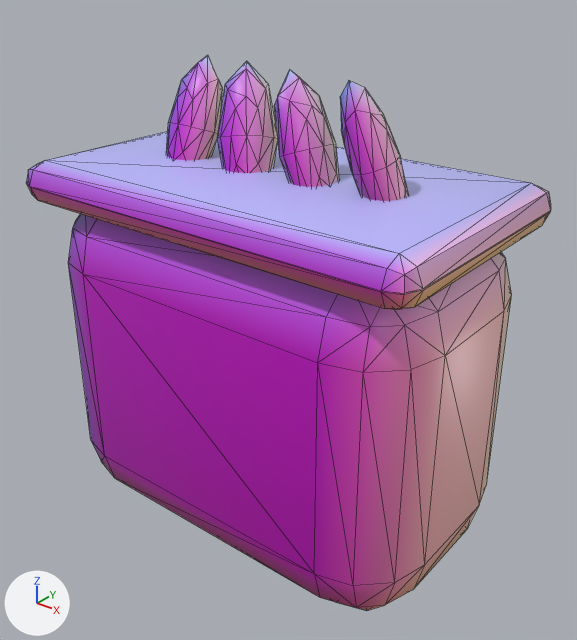
The glTF model game/assets/models/props/gad_medkit.glb: old version first, new version second.
Before and after are seen from a camera (50 mm lens) standing at (0.1302, -0.1579, 0.164) and looking at (0.0038, 0.0, 0.0661). Lighting does not change. The marker at lower left points along +X, +Y and +Z. The picture after the commit comes second. Mesh edges are drawn as thin lines. Where no turn or scale is listed for an object, it has been applied to the vertices. Vertices at exactly the same position are counted once.

Names of what the first picture shows: 'medkit'.
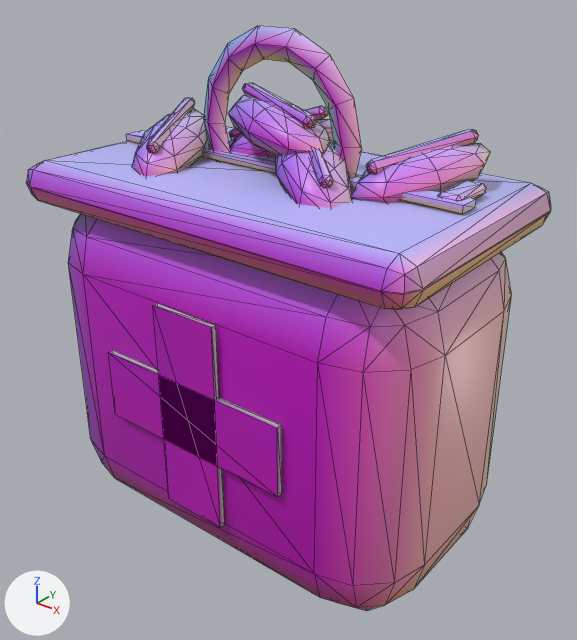
The change, as a diff of the scene's bpy script:
```diff
--- a/game/assets/models/props/gad_medkit.glb.py
+++ b/game/assets/models/props/gad_medkit.glb.py
@@ mat_m_metal @@
+mat_m_metal = bpy.data.materials.new('M_metal')
+mat_m_metal.use_nodes = True; mat_m_metal.node_tree.nodes.clear()
+_N = mat_m_metal.node_tree.nodes; _L = mat_m_metal.node_tree.links
+n0 = _N.new('ShaderNodeBsdfPrincipled'); n0.name = 'Principled BSDF'
+n0.inputs[2].default_value = 0.4  # 'Roughness'
+n1 = _N.new('ShaderNodeOutputMaterial'); n1.name = 'Material Output'
+n2 = _N.new('ShaderNodeVertexColor'); n2.name = 'Color Attribute'
+_L.new(n0.outputs[0], n1.inputs[0])  # 'BSDF' to 'Surface'
+_L.new(n2.outputs[0], n0.inputs[0])  # 'Color' to 'Base Color'
@@ me_medkit @@
 # used by ob_medkit; location = (0.0, 0.0, 0.0)
-me_medkit.from_pydata(...)  # 336 vertices, 640 faces; spans x -0.062..0.062, y -0.037..0.038, z 0.0..0.1338
+me_medkit.from_pydata(...)  # 612 vertices, 1152 faces; spans x -0.062..0.062, y -0.037..0.037, z 0.0..0.1433
+# me_medkit part 1: the loose piece of 42 vertices spanning x 0.0215..0.0385, y -0.0078..0.0078, z 0.0962..0.1338 is copied, and the copy is multiplied about its middle by the matrix ((0.545, -0.798, -0.486), (-0.195, 0.558, -0.808), (0.851, 0.498, 0.158)), then moved by (0.008, 0.008, -0.003); it spans x 0.0258..0.0502, y -0.008..0.024, z 0.105..0.119
+# me_medkit part 2: the loose piece of 42 vertices spanning x 0.0014..0.0186, y -0.0079..0.0079, z 0.0962..0.1338 is copied, and the copy is multiplied about its middle by the matrix ((0.49, 0.221, -0.801), (0.063, 1.089, 0.222), (0.868, -0.15, 0.472)), then moved by (-0.008, -0.002, 0.005); it spans x -0.0161..0.0201, y -0.0117..0.0077, z 0.1134..0.1266
+# me_medkit part 3: a new loose piece, a box spanning x -0.01..0.01, y -0.037..-0.0354, z 0.02..0.08, in mat_m_flat
+# me_medkit part 4: a new loose piece, a box spanning x -0.03..0.03, y -0.037..-0.0354, z 0.04..0.06, in mat_m_flat
+# me_medkit part 5: a new loose piece, a box spanning x -0.055..0.055, y -0.003..0.003, z 0.1085..0.1105, in mat_m_flat
+# me_medkit part 6: a new loose piece of 26 vertices spanning x -0.0366..-0.0234, y -0.0212..0.0052, z 0.1128..0.1222, in mat_m_flat
+# me_medkit part 7: a new loose piece of 26 vertices spanning x -0.0214..0.0054, y 0.0043..0.0157, z 0.1122..0.1228, in mat_m_flat
+# me_medkit part 8: a new loose piece of 26 vertices spanning x 0.0047..0.0273, y -0.0153..0.0033, z 0.1116..0.1234, in mat_m_flat
+# me_medkit part 9: a new loose piece of 26 vertices spanning x 0.0297..0.0463, y -0.0046..0.0206, z 0.1134..0.1216, in mat_m_flat
+# me_medkit part 10: a new loose piece of 26 vertices spanning x -0.0121..0.0161, y -0.0072..0.0032, z 0.122..0.129, in mat_m_flat
+# me_medkit part 11: a new loose piece of 24 vertices spanning x 0.047..0.053, y -0.001..0.013, z 0.1085..0.1115, in mat_m_metal
+# me_medkit part 12: 47 vertices moved from x -0.038..0.0385, y -0.0085..0.0087, z 0.0962..0.1338 to x -0.0301..0.0289, y -0.0234..0.0185, z 0.0927..0.1355; 121 vertices removed from x -0.0357..0.037, y -0.0087..0.0083, z 0.0962..0.1338; 135 vertices added at x -0.0409..0.03, y -0.025..0.0202, z 0.0927..0.1433
+# me_medkit part 13: 22 kept faces spanning x -0.026..0.0216, y -0.0035..0.0058, z 0.0927..0.1275 get new vertex colours
+# other edits to the shape of me_medkit do not show in these pictures
 me_medkit.materials.append(mat_m_toon_base)
 me_medkit.materials.append(mat_m_flat)
+me_medkit.materials.append(mat_m_metal)
```

Location of each change, [x1, y1, x2, y2] in pixels of the pictures (577 x 640 px; the box of a moved part takes in the faces that stretch with it):
'medkit', reshaped
    before: [26, 55, 551, 611]
    after: [26, 26, 551, 611]
part 1 of me_medkit, added
    after: [351, 143, 490, 203]
part 2 of me_medkit, added
    after: [228, 96, 331, 156]
part 3 of me_medkit, added (purple)
    after: [153, 303, 224, 528]
part 4 of me_medkit, added (purple)
    after: [108, 350, 282, 497]
part 5 of me_medkit, added
    after: [126, 130, 476, 214]
part 6 of me_medkit, added
    after: [147, 97, 195, 153]
part 7 of me_medkit, added
    after: [229, 106, 328, 140]
part 8 of me_medkit, added (purple)
    after: [309, 149, 333, 188]
part 9 of me_medkit, added
    after: [366, 129, 478, 174]
part 10 of me_medkit, added (purple)
    after: [242, 83, 316, 128]
part 11 of me_medkit, added
    after: [438, 180, 486, 200]
part 12 of me_medkit, moved or reshaped
    before: [166, 55, 408, 201]
    after: [132, 26, 362, 208]
part 13 of me_medkit, recoloured
    before: [266, 84, 408, 198]
    after: [203, 88, 230, 161]
